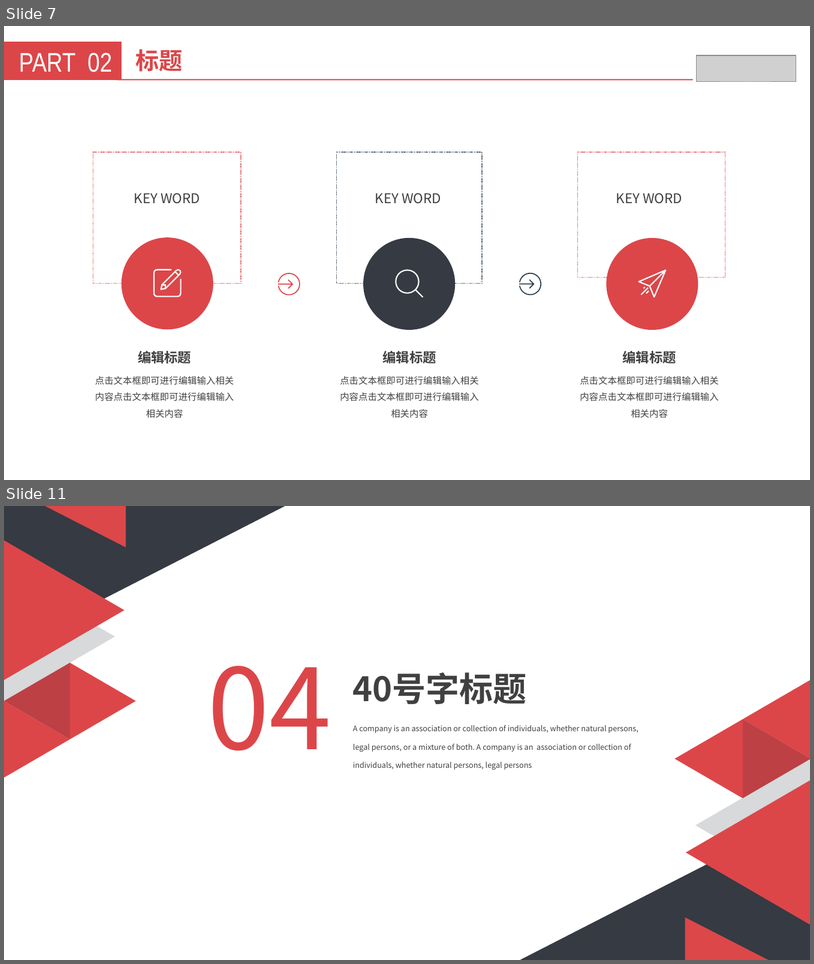
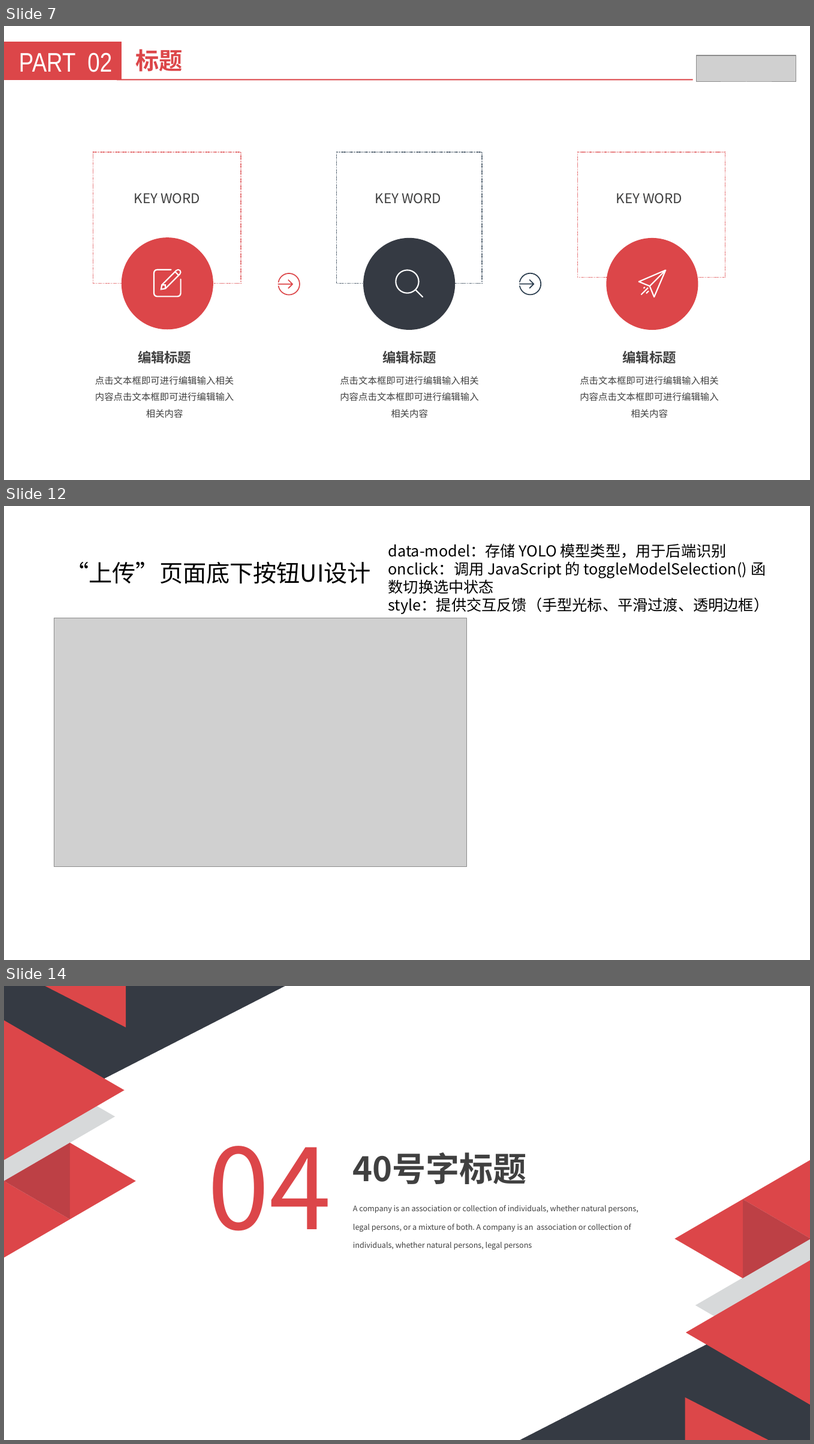
Before and after one commit to Deadnumb/OfficialVision, a slide deck: docs/办公室对象检测系统.pptx. Shown one above the other, each under a label of ours: slides 7 and 11 before the commit, slides 7, 12 and 14 after it; the slides between them are not shown. The pictures are 814x964 and 814x1444 pixels, drawn with LibreOffice and Linux fonts; fonts in the diff are those of the drawing; grey boxes stand for pictures. Boxes give left, top, right and bottom in pixels: in the first picture for what was removed or moved away, otherwise in the second. Text is boxed around its words. In the diff, an @@ line names an element or a change of style, - is before the commit and + after.

Commit message:
修正全部模型调用bug

```diff
--- a/docs/办公室对象检测系统.pptx
+++ b/docs/办公室对象检测系统.pptx
@@ slide 12 added at [4,506,810,960], background #FFFFFF @@
@@ text added at [389,543,770,614], 18 pt, text #000000 @@
+data-model：存储 YOLO 模型类型，用于后端识别
+onclick：调用 JavaScript 的 toggleModelSelection() 函数切换选中状态
+style：提供交互反馈（手型光标、平滑过渡、透明边框）
@@ title added at [65,562,371,583], 28 pt, text #000000 @@
+“上传”页面底下按钮UI设计
@@ picture added at [54,618,467,867] @@
@@ what was slide 11 is now slide 14 @@
```
Also in this commit, not shown: 2 slides changed, 3 other slides added, 1 slide removed.
